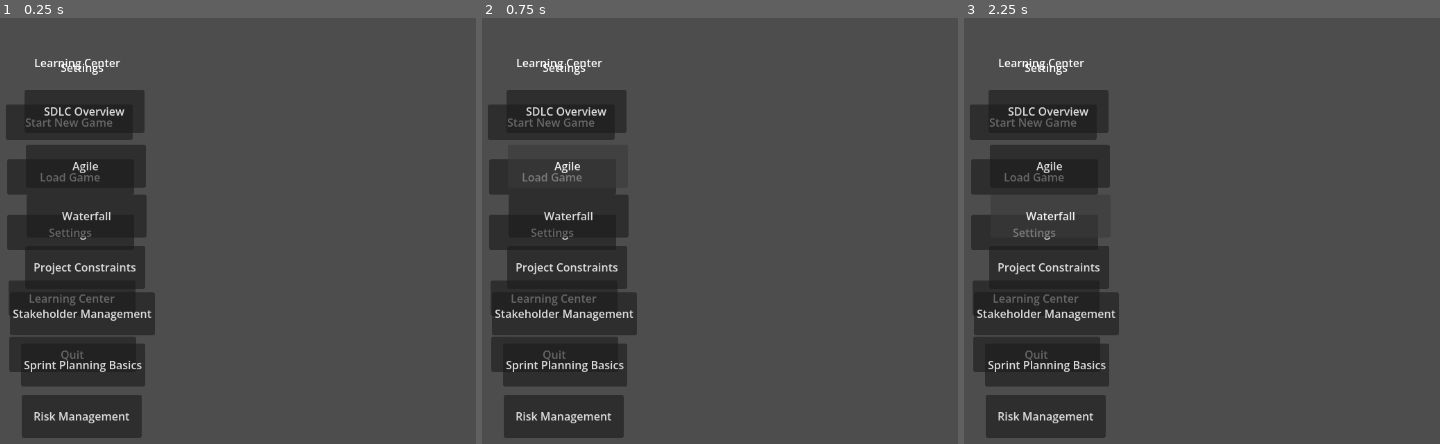
Above: before the commit, frames 1-3 (left to right).
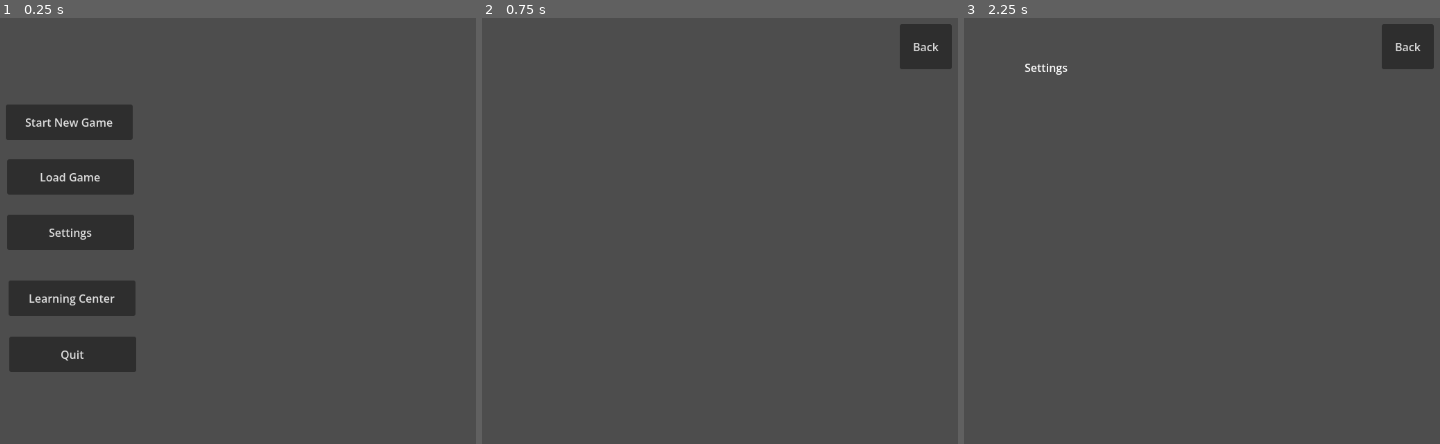
Above: after the commit, the same moments.

Repository: SE4AIResearch/SSW695-Group1
Game: Godot game, scene res://MainMenu/MainMenu.tscn
Two runs of this game, one before a commit and one after it. Both use one fixed random seed, a clock stepped at 60 frames per second and the inputs below.
Inputs (mouse positions are in pixels of both pictures, inside the frame that each line leads up to):
- Up to frame 1 (0.25 s): no input
- Up to frame 2 (0.75 s): click "Load Game" at 0.5 s
- Up to frame 3 (2.25 s): click (1406, 47) at 1.25 s, where only the run after the commit has a clickable "Back"; click "Settings" at 2 s

The runs differ from the first frame. In frame 1, 12% of the frame differs, in the area x 2-33%, y 9-99%; in frame 2, 19%, in the area x 1-99%, y 1-99%; in frame 3, 19%.

Commit message:
Connected UIs in the main menu to buttons to display and back out of menus. Allowed for the quitting and starting of a new game.

Diff:
--- a/Level/mainLevel.tscn
+++ b/Level/mainLevel.tscn
@@ -8,7 +8,6 @@
 [ext_resource type="PackedScene" uid="uid://dxn21lnj1tucq" path="res://UI/InGame/ProjectSetup/ProjectSetup.tscn" id="6_rudkk"]
 [ext_resource type="PackedScene" uid="uid://bt0pge4yh7l4p" path="res://UI/InGame/ProjectMetrics/ProjectMetrics.tscn" id="7_ct15o"]
 [ext_resource type="PackedScene" uid="uid://dptc4fldd8drk" path="res://UI/InGame/Pause/Pause.tscn" id="8_5ay6t"]
-[ext_resource type="PackedScene" uid="uid://ch5q3cbtusmrc" path="res://UI/InGame/HUD/HUD.tscn" id="9_o11ri"]
 [ext_resource type="PackedScene" uid="uid://d23gsp5gdmiq5" path="res://UI/InGame/Hiring/Hiring.tscn" id="10_khudx"]
 [ext_resource type="PackedScene" uid="uid://dl321u4e71m5q" path="res://UI/InGame/Backlog/Backlog.tscn" id="11_2q8k2"]
 [ext_resource type="PackedScene" uid="uid://ccmfo7vj6hbru" path="res://UI/Learning Center/LearningCenter.tscn" id="12_kl53g"]
@@ -18,25 +17,98 @@
 [node name="UI" type="CanvasLayer" parent="." unique_id=2109094166]
 
 [node name="WorkerDetails" parent="UI" unique_id=284419767 instance=ExtResource("1_mk20e")]
+visible = false
 
 [node name="Upgrades" parent="UI" unique_id=1081438699 instance=ExtResource("2_kl53g")]
+visible = false
 
 [node name="SprintAllocations" parent="UI" unique_id=1782884722 instance=ExtResource("3_3c0mk")]
+visible = false
 
 [node name="RandomEvent" parent="UI" unique_id=1422669053 instance=ExtResource("4_5o0fy")]
+visible = false
 
 [node name="ProjectSummary" parent="UI" unique_id=1785072258 instance=ExtResource("5_adavl")]
+visible = false
 
 [node name="ProjectSetup" parent="UI" unique_id=1270391857 instance=ExtResource("6_rudkk")]
+visible = false
 
 [node name="ProjectMetrics" parent="UI" unique_id=1826383789 instance=ExtResource("7_ct15o")]
+visible = false
 
 [node name="Pause" parent="UI" unique_id=1977347548 instance=ExtResource("8_5ay6t")]
-
-[node name="Hud" parent="UI" unique_id=758805526 instance=ExtResource("9_o11ri")]
+visible = false
 
 [node name="Hiring" parent="UI" unique_id=1716903600 instance=ExtResource("10_khudx")]
+visible = false
 
 [node name="Backlog" parent="UI" unique_id=1894012513 instance=ExtResource("11_2q8k2")]
+visible = false
 
 [node name="LearningCenter" parent="UI" unique_id=1367531442 instance=ExtResource("12_kl53g")]
+visible = false
+
+[node name="HUD" type="Node2D" parent="UI" unique_id=1641217276]
+
+[node name="Currency" type="RichTextLabel" parent="UI/HUD" unique_id=877430692]
+offset_left = 333.0
+offset_top = 34.0
+offset_right = 464.0
+offset_bottom = 73.0
+bbcode_enabled = true
+text = "Currency:"
+
+[node name="Score" type="RichTextLabel" parent="UI/HUD" unique_id=1758771665]
+offset_left = 624.0
+offset_top = 33.0
+offset_right = 710.0
+offset_bottom = 73.0
+bbcode_enabled = true
+text = "Score:"
+
+[node name="Label" type="Label" parent="UI/HUD" unique_id=984340097]
+offset_left = 217.0
+offset_top = 145.0
+offset_right = 292.0
+offset_bottom = 168.0
+text = "Front End"
+
+[node name="Label2" type="Label" parent="UI/HUD" unique_id=1747929288]
+offset_left = 385.0
+offset_top = 147.0
+offset_right = 490.0
+offset_bottom = 170.0
+text = "Back End"
+
+[node name="Label3" type="Label" parent="UI/HUD" unique_id=1211744277]
+offset_left = 545.0
+offset_top = 150.0
+offset_right = 650.0
+offset_bottom = 173.0
+text = "Reliability"
+
+[node name="Label4" type="Label" parent="UI/HUD" unique_id=1051588055]
+offset_left = 747.0
+offset_top = 150.0
+offset_right = 868.0
+offset_bottom = 173.0
+text = "Documentation"
+
+[node name="PauseButton" type="Button" parent="UI" unique_id=1348602957]
+offset_left = 1059.0
+offset_top = 2.0
+offset_right = 1151.0
+offset_bottom = 73.0
+text = "Pause"
+
+[node name="BackButton" type="Button" parent="UI" unique_id=1567251887]
+visible = false
+offset_left = 1059.0
+offset_top = 2.0
+offset_right = 1151.0
+offset_bottom = 73.0
+text = "Pause"
+
+[node name="Camera2D" type="Camera2D" parent="." unique_id=1819020716]
+position = Vector2(576, 324)
--- a/MainMenu/MainMenu.tscn
+++ b/MainMenu/MainMenu.tscn
@@ -1,21 +1,79 @@
 [gd_scene format=3 uid="uid://bf1p7jmq78dfa"]
 
+[ext_resource type="Script" uid="uid://b2bvcd0mshq6g" path="res://MainMenu/main_menu.gd" id="1_3p42x"]
 [ext_resource type="PackedScene" uid="uid://cdg43iwue2amo" path="res://UI/MainMenu/Load/Load.tscn" id="1_430ii"]
-[ext_resource type="PackedScene" uid="uid://dmy60v7o6pvqw" path="res://UI/MainMenu/Main/Main.tscn" id="2_3p42x"]
 [ext_resource type="PackedScene" uid="uid://bvn5808vxkqc4" path="res://UI/MainMenu/Settings/Settings.tscn" id="3_3clmd"]
 [ext_resource type="PackedScene" uid="uid://d3fn48fjg2c7k" path="res://UI/MainMenu/Tutorial/Tutorial.tscn" id="4_bsanu"]
 [ext_resource type="PackedScene" uid="uid://ccmfo7vj6hbru" path="res://UI/Learning Center/LearningCenter.tscn" id="5_kftou"]
 
 [node name="MainMenu" type="Node2D" unique_id=1200224709]
+script = ExtResource("1_3p42x")
 
 [node name="UI" type="CanvasLayer" parent="." unique_id=1074326306]
 
 [node name="Load" parent="UI" unique_id=228786290 instance=ExtResource("1_430ii")]
-
-[node name="Main" parent="UI" unique_id=403635816 instance=ExtResource("2_3p42x")]
+visible = false
 
 [node name="Settings" parent="UI" unique_id=302768763 instance=ExtResource("3_3clmd")]
+visible = false
 
 [node name="Tutorial" parent="UI" unique_id=1704739480 instance=ExtResource("4_bsanu")]
+visible = false
 
 [node name="LearningCenter" parent="UI" unique_id=1367531442 instance=ExtResource("5_kftou")]
+visible = false
+
+[node name="MainButtons" type="Node2D" parent="UI" unique_id=1233538348]
+
+[node name="newGameButton" type="Button" parent="UI/MainButtons" unique_id=69548557]
+offset_left = 451.0
+offset_top = 135.0
+offset_right = 634.0
+offset_bottom = 186.0
+text = "Start New Game"
+
+[node name="loadDataButton" type="Button" parent="UI/MainButtons" unique_id=1885130127]
+offset_left = 453.0
+offset_top = 214.0
+offset_right = 636.0
+offset_bottom = 265.0
+text = "Load Game"
+
+[node name="settingsButton" type="Button" parent="UI/MainButtons" unique_id=337689050]
+offset_left = 453.0
+offset_top = 294.0
+offset_right = 636.0
+offset_bottom = 345.0
+text = "Settings"
+
+[node name="learningCenterButton" type="Button" parent="UI/MainButtons" unique_id=1959763467]
+offset_left = 455.0
+offset_top = 389.0
+offset_right = 638.0
+offset_bottom = 440.0
+text = "Learning Center"
+
+[node name="QuitButton" type="Button" parent="UI/MainButtons" unique_id=444549206]
+offset_left = 456.0
+offset_top = 470.0
+offset_right = 639.0
+offset_bottom = 521.0
+text = "Quit"
+
+[node name="Back" type="Button" parent="UI" unique_id=702969254]
+visible = false
+offset_left = 1045.0
+offset_top = 19.0
+offset_right = 1120.0
+offset_bottom = 84.0
+text = "Back"
+
+[node name="Camera2D" type="Camera2D" parent="." unique_id=1099083480]
+position = Vector2(576, 324)
+
+[connection signal="pressed" from="UI/MainButtons/newGameButton" to="." method="_on_new_game_button_pressed"]
+[connection signal="pressed" from="UI/MainButtons/loadDataButton" to="." method="_on_load_data_button_pressed"]
+[connection signal="pressed" from="UI/MainButtons/settingsButton" to="." method="_on_settings_button_pressed"]
+[connection signal="pressed" from="UI/MainButtons/learningCenterButton" to="." method="_on_learning_center_button_pressed"]
+[connection signal="pressed" from="UI/MainButtons/QuitButton" to="." method="_on_quit_button_pressed"]
+[connection signal="pressed" from="UI/Back" to="." method="_on_back_pressed"]
--- /dev/null
+++ b/MainMenu/main_menu.gd
@@ -0,0 +1,49 @@
+extends Node2D
+
+var currentMenu: Node
+
+
+# Called every frame. 'delta' is the elapsed time since the previous frame.
+func _process(delta: float) -> void:
+	pass
+
+
+func _on_new_game_button_pressed() -> void:
+	get_tree().change_scene_to_file("res://Level/mainLevel.tscn")
+	pass
+
+
+func _on_load_data_button_pressed() -> void:
+	$UI/Back.visible = true
+	currentMenu = $UI/Load
+	$UI/MainButtons.visible = false
+	$UI/Load.visible = true
+	pass
+
+
+func _on_settings_button_pressed() -> void:
+	$UI/Back.visible = true
+	currentMenu = $UI/Settings
+	$UI/MainButtons.visible = false
+	$UI/Settings.visible = true
+	pass
+
+
+func _on_learning_center_button_pressed() -> void:
+	$UI/Back.visible = true
+	currentMenu = $UI/LearningCenter
+	$UI/MainButtons.visible = false
+	$UI/LearningCenter.visible = true
+	pass
+
+
+func _on_quit_button_pressed() -> void:
+	get_tree().quit()
+	pass
+
+
+func _on_back_pressed() -> void:
+	currentMenu.visible = false
+	$UI/Back.visible = false
+	$UI/MainButtons.visible = true
+	pass
--- a/UI/MainMenu/Load/Load.tscn
+++ b/UI/MainMenu/Load/Load.tscn
@@ -1,15 +1,8 @@
 [gd_scene format=3 uid="uid://cdg43iwue2amo"]
 
-[node name="Load" type="Control" unique_id=228786290]
-layout_mode = 3
-anchors_preset = 15
-anchor_right = 1.0
-anchor_bottom = 1.0
-grow_horizontal = 2
-grow_vertical = 2
+[node name="Load" type="Node2D" unique_id=716804035]
 
 [node name="VBoxContainer" type="VBoxContainer" parent="." unique_id=67788578]
-layout_mode = 0
 offset_left = 344.0
 offset_top = 90.0
 offset_right = 831.0
--- a/UI/MainMenu/Main/Main.tscn
+++ /dev/null
@@ -1,49 +0,0 @@
-[gd_scene format=3 uid="uid://dmy60v7o6pvqw"]
-
-[node name="Main" type="Control" unique_id=403635816]
-layout_mode = 3
-anchors_preset = 15
-anchor_right = 1.0
-anchor_bottom = 1.0
-grow_horizontal = 2
-grow_vertical = 2
-
-[node name="newGameButton" type="Button" parent="." unique_id=826264793]
-layout_mode = 0
-offset_left = 451.0
-offset_top = 135.0
-offset_right = 634.0
-offset_bottom = 186.0
-text = "Start New Game"
-
-[node name="loadDataButton" type="Button" parent="." unique_id=528349091]
-layout_mode = 0
-offset_left = 453.0
-offset_top = 214.0
-offset_right = 636.0
-offset_bottom = 265.0
-text = "Load Game"
-
-[node name="settingsButton" type="Button" parent="." unique_id=1282731233]
-layout_mode = 0
-offset_left = 453.0
-offset_top = 294.0
-offset_right = 636.0
-offset_bottom = 345.0
-text = "Settings"
-
-[node name="learningCenterButton" type="Button" parent="." unique_id=1582772320]
-layout_mode = 0
-offset_left = 455.0
-offset_top = 389.0
-offset_right = 638.0
-offset_bottom = 440.0
-text = "Learning Center"
-
-[node name="learningCenterButton2" type="Button" parent="." unique_id=323081112]
-layout_mode = 0
-offset_left = 456.0
-offset_top = 470.0
-offset_right = 639.0
-offset_bottom = 521.0
-text = "Quit"
--- a/UI/MainMenu/Settings/Settings.tscn
+++ b/UI/MainMenu/Settings/Settings.tscn
@@ -1,15 +1,8 @@
 [gd_scene format=3 uid="uid://bvn5808vxkqc4"]
 
-[node name="Settings" type="Control" unique_id=302768763]
-layout_mode = 3
-anchors_preset = 15
-anchor_right = 1.0
-anchor_bottom = 1.0
-grow_horizontal = 2
-grow_vertical = 2
+[node name="Settings" type="Node2D" unique_id=1348113033]
 
 [node name="Label" type="Label" parent="." unique_id=1235808334]
-layout_mode = 0
 offset_left = 530.0
 offset_top = 70.0
 offset_right = 607.0
@@ -17,7 +10,6 @@
 text = "Settings"
 
 [node name="SettingsList" type="VBoxContainer" parent="." unique_id=1801204060]
-layout_mode = 0
 offset_left = 359.0
 offset_top = 142.0
 offset_right = 766.0
--- a/UI/MainMenu/Tutorial/Tutorial.tscn
+++ b/UI/MainMenu/Tutorial/Tutorial.tscn
@@ -1,9 +1,3 @@
 [gd_scene format=3 uid="uid://d3fn48fjg2c7k"]
 
-[node name="Tutorial" type="Control" unique_id=1704739480]
-layout_mode = 3
-anchors_preset = 15
-anchor_right = 1.0
-anchor_bottom = 1.0
-grow_horizontal = 2
-grow_vertical = 2
+[node name="Tutorial" type="Node2D" unique_id=971033743]
Not shown, added: MainMenu/main_menu.gd.uid
